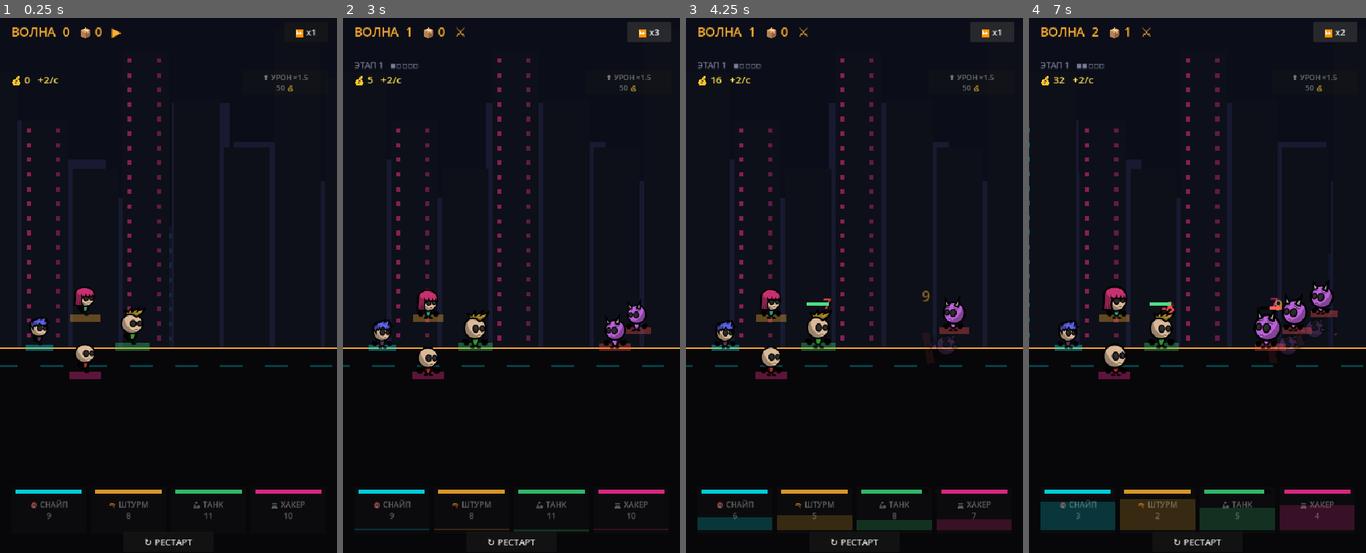
Above: before the commit, frames 1-4 (left to right).
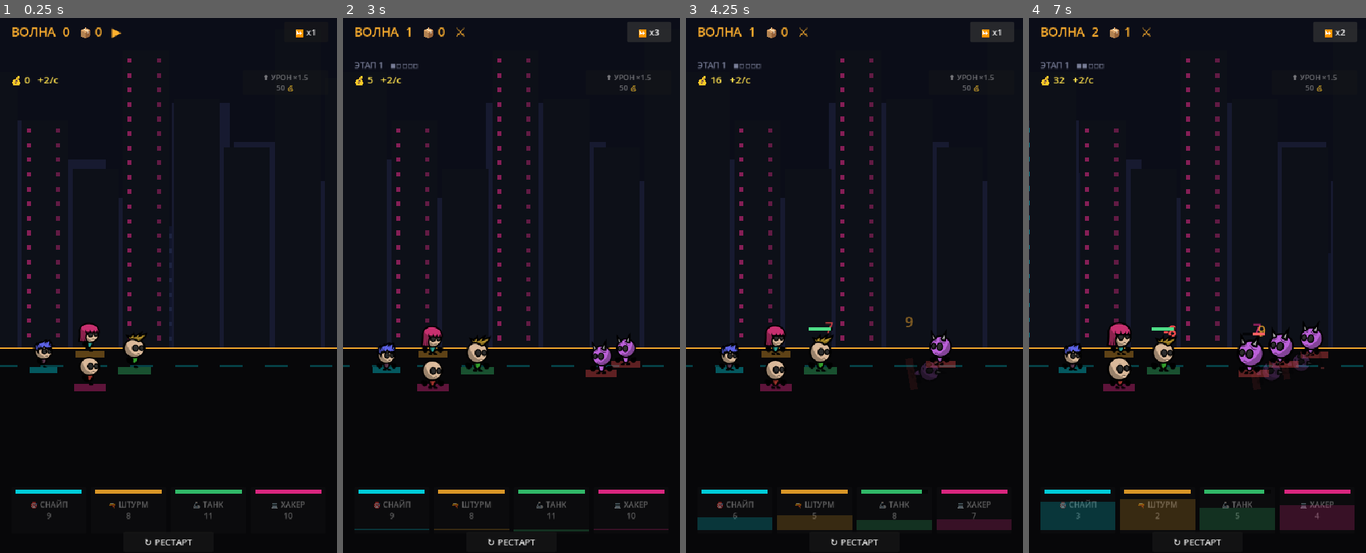
Above: after the commit, the same moments.

Repository: Mokhnatti/cyber-auto-rpg
Game: Godot game, scene res://main.tscn
Two runs of this game, one before a commit and one after it. Both use one fixed random seed, a clock stepped at 60 frames per second and the inputs below.
Inputs:
- Up to frame 1 (0.25 s): no input
- Up to frame 2 (3 s): click "↻ РЕСТАРТ" at 0.5 s; click "↻ РЕСТАРТ" at 1.25 s; click "⏩ x1" at 2 s; click "⏩ x2" at 2.75 s
- Up to frame 3 (4.25 s): click "⏩ x3" at 3.5 s
- Up to frame 4 (7 s): click "⏩ x1" at 4.25 s; click "⏩ x2" at 5 s; click "⏩ x3" at 5.75 s; click "⏩ x1" at 6.5 s

The runs differ from the first frame. In frame 1, 1.9% of the frame differs, in the area x 7-45%, y 50-70%; in frame 2, 2.7%; in frame 3, 2.7%; in frame 4, 4.0%, in the area x 7-92%, y 48-70%.

Commit message:
Формация-ромб посажена НА дорогу (была разбросана через горизонт): компактнее, все ниже линии. Враги на дорогу. + shot.py — скриншотер через Playwright для самопроверки визуала

Diff:
--- a/prototype/main.gd
+++ b/prototype/main.gd
@@ -16,10 +16,10 @@
 # РОМБ-формация (индекс = HEROES: 0 снайпер, 1 штурм, 2 танк, 3 хакер). y относит. центра, s = масштаб
 # Гибкая: на будущее отряд набирается сам (3 в ряд) — массив легко расширяется.
 const FORMATION := [
-	{"x": 70.0,  "y": 0.0,   "s": 0.88},   # СНАЙПЕР — тыл (центр-лево)
-	{"x": 152.0, "y": -52.0, "s": 0.94},   # ШТУРМОВИК — верх-бок (дальняя сторона)
-	{"x": 236.0, "y": 0.0,   "s": 1.10},   # ТАНК — остриё/фронт (центр-право, крупный)
-	{"x": 152.0, "y": 50.0,  "s": 1.02},   # ХАКЕР — низ-бок (ближняя сторона)
+	{"x": 78.0,  "y": 40.0, "s": 0.86},   # СНАЙПЕР — тыл (центр-лево)
+	{"x": 160.0, "y": 12.0, "s": 0.93},   # ШТУРМОВИК — верх-бок (дальняя сторона)
+	{"x": 240.0, "y": 42.0, "s": 1.06},   # ТАНК — остриё/фронт (центр-право, крупный)
+	{"x": 160.0, "y": 72.0, "s": 1.00},   # ХАКЕР — низ-бок (ближняя сторона)
 ]
 
 var heroes := []
@@ -117,8 +117,8 @@
 		var glow := Color("#ff5050") if not boss else Color("#ff2d95")
 		var es: float = 1.7 if boss else (1.0 - j * 0.07)
 		var d := _make_char("enemy", -1, es, glow)
-		var px := 430.0 + j * 48.0                          # фронт-враг ближе к центру
-		var ey := GROUND_Y - (0.0 if boss else j * 30.0)    # задние выше (изо)
+		var px := 400.0 + j * 54.0                          # фронт-враг ближе к центру
+		var ey := GROUND_Y + 46.0 - (0.0 if boss else j * 16.0)  # на дороге, задние чуть выше (изо)
 		d.position = Vector2(700, ey)                        # въезжают справа
 		d.z_index = int(ey)
 		world.add_child(d)
Not shown, changed: docs/play/index.html
Not shown, changed: docs/play/index.pck
Not shown, added: shot.py
